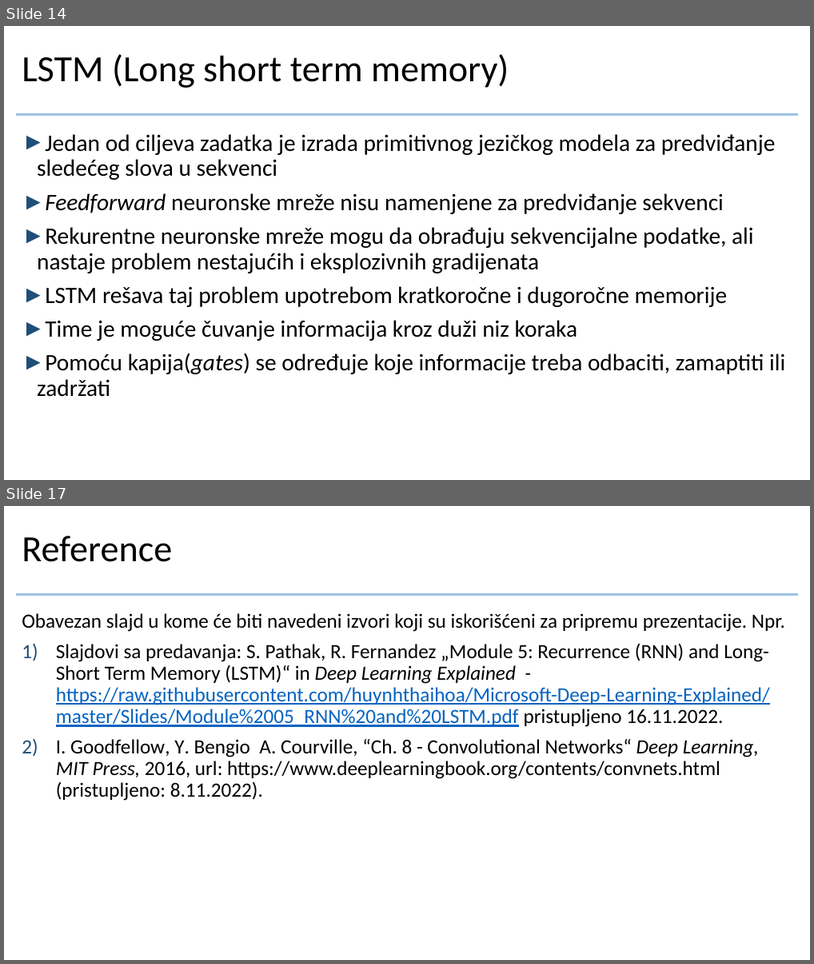
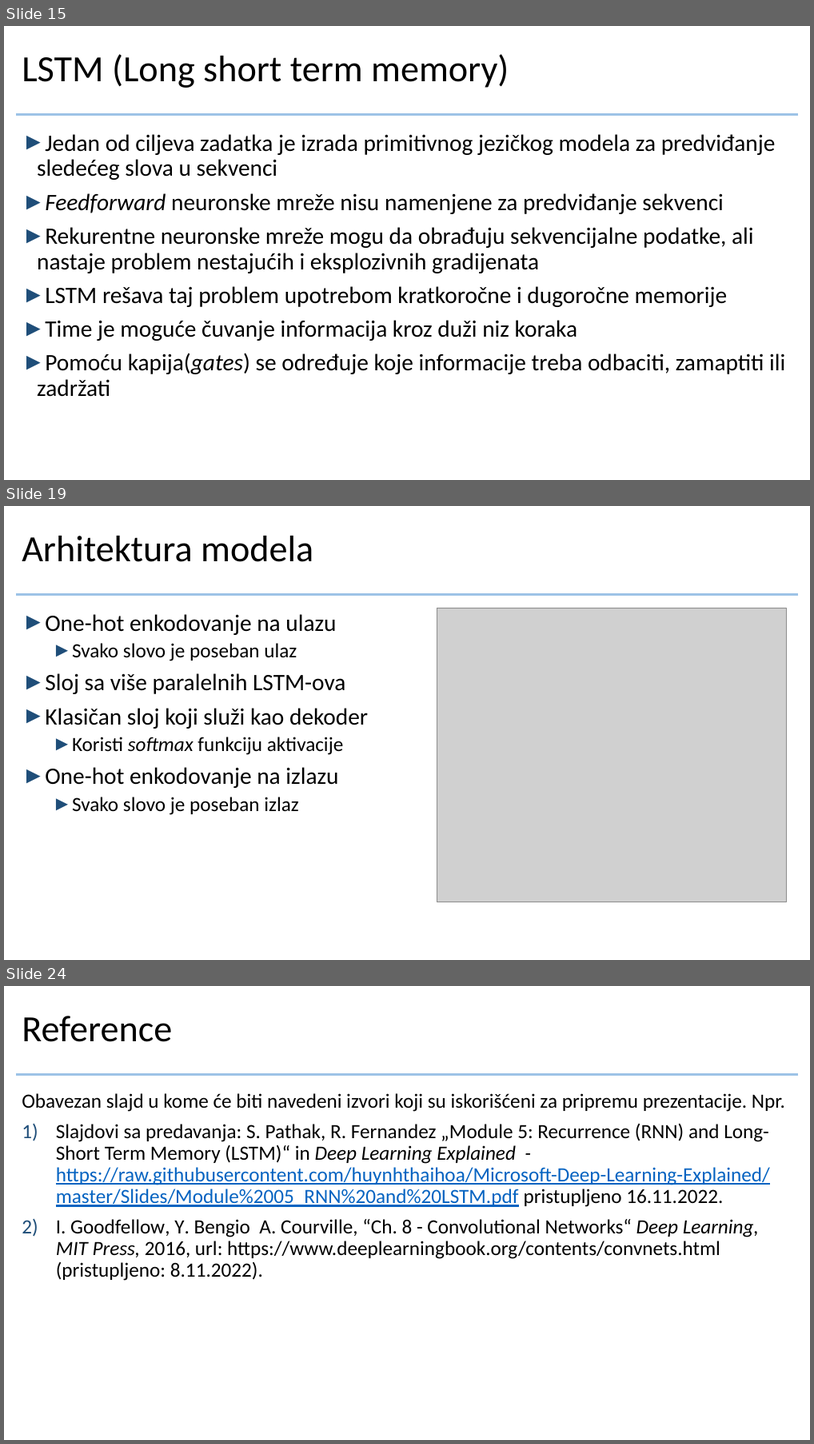
Before and after one commit to crnicavic/dumbgrad, a slide deck: doc/prezentacija.pptx. Shown one above the other, each under a label of ours: slides 14 and 17 before the commit, slides 15, 19 and 24 after it; the slides between them are not shown. The pictures are 814x964 and 814x1444 pixels, drawn with LibreOffice and Linux fonts; fonts in the diff are those of the drawing; grey boxes stand for pictures; background and template pictures are left out. Boxes give left, top, right and bottom in pixels: in the first picture for what was removed or moved away, otherwise in the second. Text is boxed around its words. In the diff, an @@ line names an element or a change of style, - is before the commit and + after.

```diff
--- a/doc/prezentacija.pptx
+++ b/doc/prezentacija.pptx
@@ slide 19 added at bbox=[4, 506, 810, 960], background #FFFFFF; not listed: 1 template element that a slide beside it also shows @@
@@ title added at bbox=[22, 536, 314, 562], 44 pt, text #000000 @@
+Arhitektura modela
@@ text added at bbox=[45, 614, 368, 815], 28 pt, text #000000 @@
+► One-hot enkodovanje na ulazu
+  ► Svako slovo je poseban ulaz
+► Sloj sa više paralelnih LSTM-ova
+► Klasičan sloj koji služi kao dekoder
+  ► Koristi softmax funkciju aktivacije
+► One-hot enkodovanje na izlazu
+  ► Svako slovo je poseban izlaz
@@ picture added at bbox=[438, 608, 787, 902] @@
@@ what was slide 14 is now slide 15 @@
@@ what was slide 17 is now slide 24 @@
```
Also in this commit, not shown: 3 slides changed, 8 other slides added, 2 slides removed.
